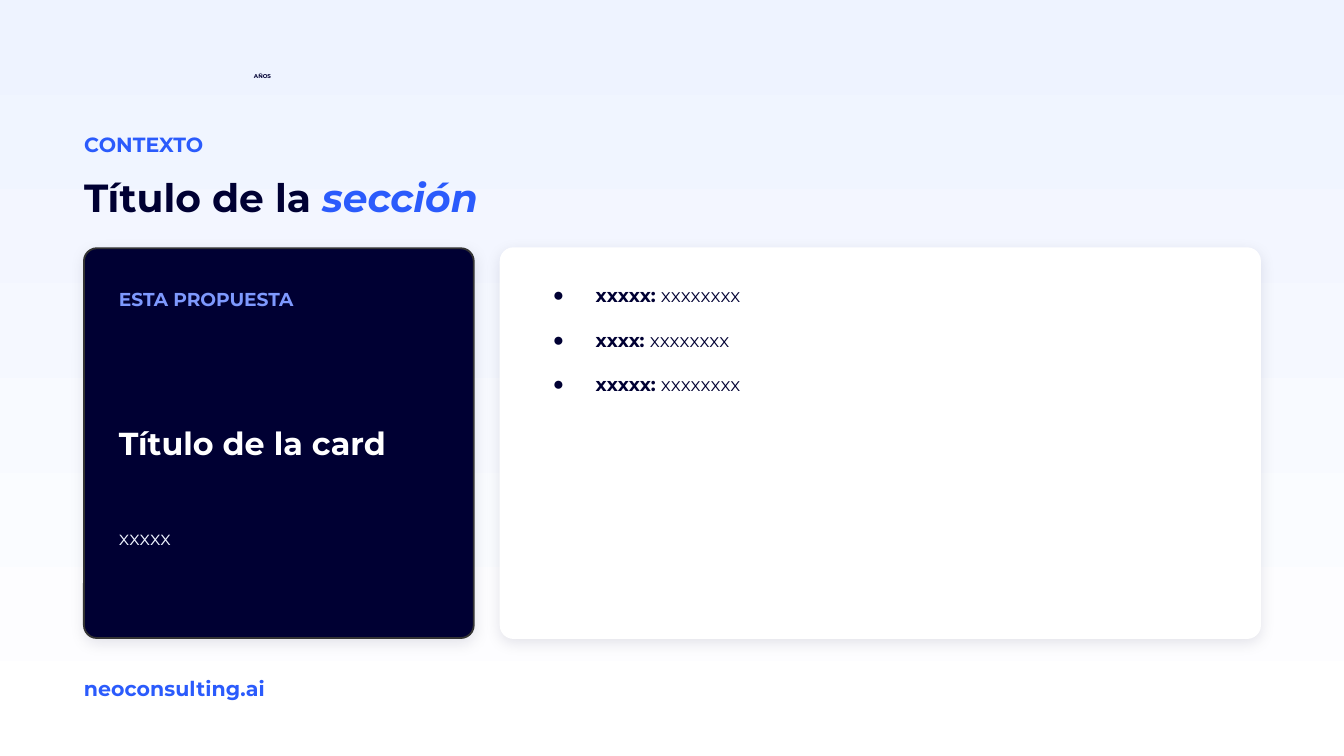
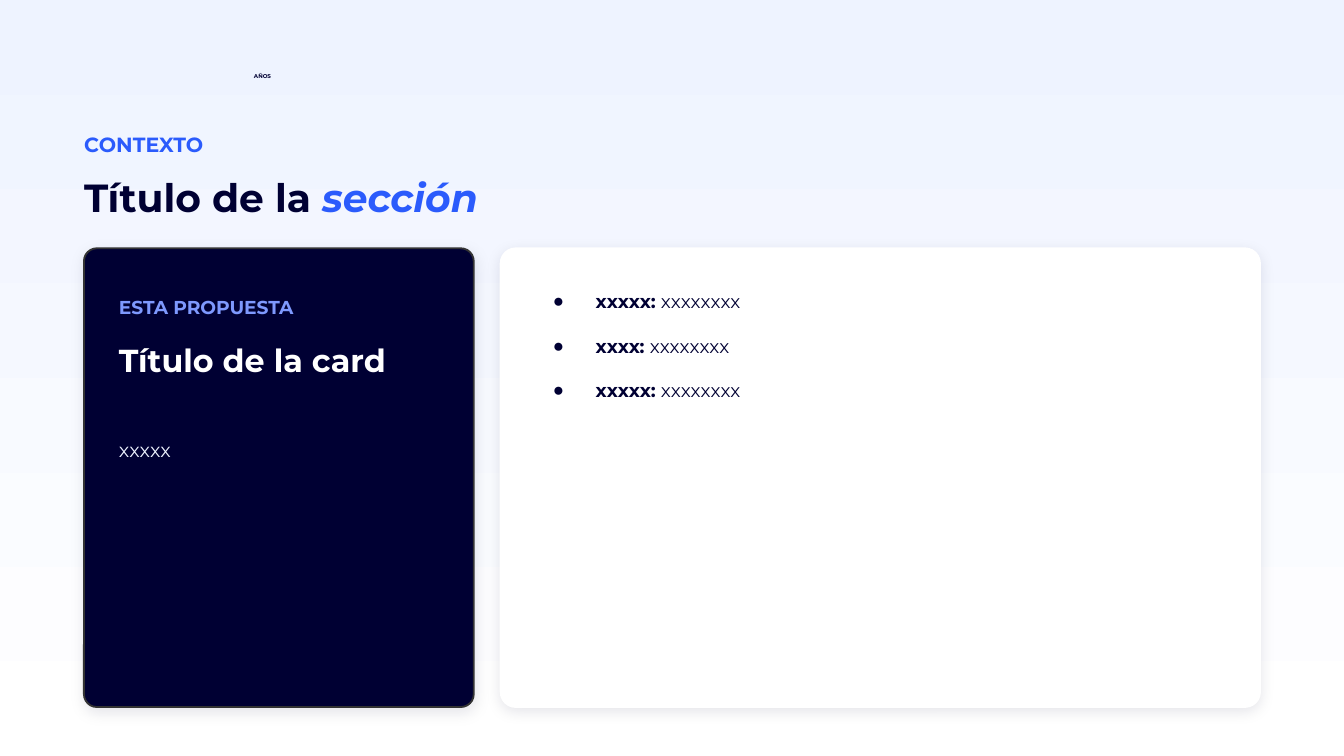
Before and after one commit to miguelchumacero/plantilla-base-deck, a slide deck: slide 10 of plantilla-base.pptx. Drawn at 1344x756 pixels with LibreOffice and Linux fonts; fonts in the diff are those of the drawing; background and template pictures are left out. Boxes give left, top, right and bottom in pixels: in the first picture for what was removed or moved away, otherwise in the second. Text is boxed around its words. In the diff, an @@ line names an element or a change of style, - is before the commit and + after.

```diff
--- a/plantilla-base.pptx
+++ b/plantilla-base.pptx
@@ rounded rectangle: place and size @@
-rounded rectangle at <box>85,249,474,638</box>
+rounded rectangle at <box>85,249,474,707</box>
@@ rounded rectangle: place and size @@
-rounded rectangle at <box>501,249,1261,638</box>
+rounded rectangle at <box>501,249,1261,707</box>
@@ text "ESTA PROPUESTA": place and size @@
-text "ESTA PROPUESTA" at <box>119,292,293,307</box>
+text "ESTA PROPUESTA" at <box>119,300,293,315</box>
@@ text "xxxxx: xxxxxxxx": place and size @@
-text "xxxxx: xxxxxxxx" at <box>596,292,740,391</box>
+text "xxxxx: xxxxxxxx" at <box>596,298,740,397</box>
@@ text "Título de la card": place and size @@
-text "Título de la card" at <box>119,431,386,456</box>
+text "Título de la card" at <box>119,348,386,373</box>
@@ text "xxxxx": place and size @@
-text "xxxxx" at <box>119,534,171,545</box>
+text "xxxxx" at <box>119,446,171,457</box>
@@ text "xxxxx" at <box>119,446,171,457</box>: vertical alignment middle to top @@
@@ text removed at <box>84,680,265,700</box> @@
-neoconsulting.ai
```
Also in this commit, not shown: 18 other slides changed.
